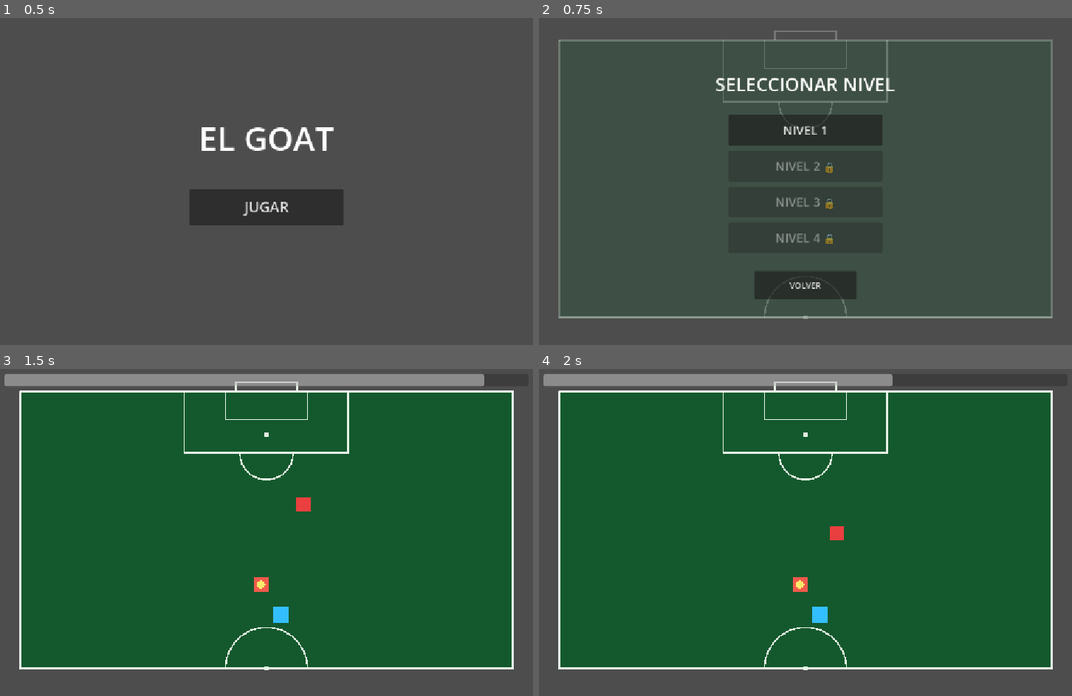
Above: before the commit, frames 1-4 (two rows, left to right).
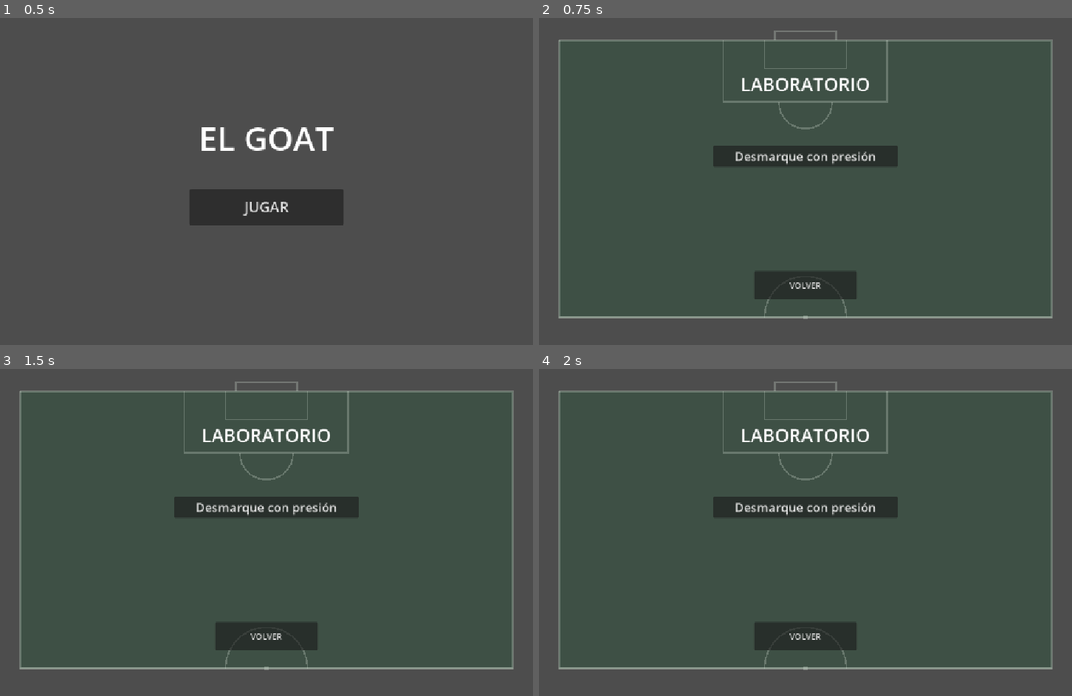
Above: after the commit, the same moments.

Repository: lucasruiz12/el-goat-game
Game: Godot game, scene res://home/Home.tscn
Two runs of this game, one before a commit and one after it. Both use one fixed random seed, a clock stepped at 60 frames per second and the inputs below.
Inputs (mouse positions are in pixels of both pictures, inside the frame that each line leads up to):
- Up to frame 1 (0.5 s): no input
- Up to frame 2 (0.75 s): click "JUGAR" at 0.5 s
- Up to frame 3 (1.5 s): click (266, 480) at 1.25 s, where only the run before the commit has a clickable "NIVEL 1"
- Up to frame 4 (2 s): no input

Frame 1 is identical in both runs. In frame 2, 5.1% of the frame differs, in the area x 32-68%, y 18-70%; in frame 3, 82%, in the area x 0-97%, y 1-93%; in frame 4, 82%.

Commit message:
feat: turn level selector into situation lab with catalog config.

Diff:
--- a/ball/ball.gd
+++ b/ball/ball.gd
@@ -52,17 +52,17 @@
 	visible = true
 
 
-func reset_at(position: Vector2) -> void:
-	global_position = position
-	destination = position
+func reset_at(target_position: Vector2) -> void:
+	global_position = target_position
+	destination = target_position
 	velocity = Vector2.ZERO
 	is_moving = false
 	visible = true
 
 
-func stop_at(position: Vector2) -> void:
-	global_position = position
-	destination = position
+func stop_at(target_position: Vector2) -> void:
+	global_position = target_position
+	destination = target_position
 	velocity = Vector2.ZERO
 	is_moving = false
 
--- a/level_select/LevelSelect.tscn
+++ b/level_select/LevelSelect.tscn
@@ -28,69 +28,23 @@
 offset_top = -220.0
 offset_right = 300.0
 offset_bottom = -150.0
-text = "SELECCIONAR NIVEL"
+text = "LABORATORIO"
 horizontal_alignment = 1
 vertical_alignment = 1
 theme_override_font_sizes/font_size = 36
 
-[node name="Level1Button" type="Button" parent="."]
+[node name="SituationsBox" type="VBoxContainer" parent="."]
 
 layout_mode = 0
 anchor_left = 0.5
 anchor_top = 0.5
 anchor_right = 0.5
 anchor_bottom = 0.5
-offset_left = -150.0
-offset_top = -125.0
-offset_right = 150.0
-offset_bottom = -65.0
-text = "NIVEL 1"
-theme_override_font_sizes/font_size = 24
-
-[node name="Level2Button" type="Button" parent="."]
-
-layout_mode = 0
-anchor_left = 0.5
-anchor_top = 0.5
-anchor_right = 0.5
-anchor_bottom = 0.5
-offset_left = -150.0
-offset_top = -55.0
-offset_right = 150.0
-offset_bottom = 5.0
-text = "NIVEL 2"
-disabled = true
-theme_override_font_sizes/font_size = 24
-
-[node name="Level3Button" type="Button" parent="."]
-
-layout_mode = 0
-anchor_left = 0.5
-anchor_top = 0.5
-anchor_right = 0.5
-anchor_bottom = 0.5
-offset_left = -150.0
-offset_top = 15.0
-offset_right = 150.0
-offset_bottom = 75.0
-text = "NIVEL 3"
-disabled = true
-theme_override_font_sizes/font_size = 24
-
-[node name="Level4Button" type="Button" parent="."]
-
-layout_mode = 0
-anchor_left = 0.5
-anchor_top = 0.5
-anchor_right = 0.5
-anchor_bottom = 0.5
-offset_left = -150.0
-offset_top = 85.0
-offset_right = 150.0
-offset_bottom = 145.0
-text = "NIVEL 4  🔒"
-disabled = true
-theme_override_font_sizes/font_size = 24
+offset_left = -180.0
+offset_top = -65.0
+offset_right = 180.0
+offset_bottom = 65.0
+theme_override_constants/separation = 12
 
 [node name="BackButton" type="Button" parent="."]
 
@@ -105,7 +59,4 @@
 offset_bottom = 235.0
 text = "VOLVER"
 
-[connection signal="pressed" from="Level1Button" to="." method="_on_level_1_pressed"]
-[connection signal="pressed" from="Level2Button" to="." method="_on_level_2_pressed"]
-[connection signal="pressed" from="Level3Button" to="." method="_on_level_3_pressed"]
 [connection signal="pressed" from="BackButton" to="." method="_on_back_pressed"]
--- a/level_select/level_select.gd
+++ b/level_select/level_select.gd
@@ -1,62 +1,50 @@
 extends Control
 
-## Level Select presenta los niveles disponibles y decide a qué escena entrar.
-## También refleja visualmente el progreso: un nivel completado muestra ✓,
-## uno desbloqueado queda disponible sin candado y uno bloqueado mantiene 🔒.
+## LevelSelect presenta el laboratorio de situaciones: una entrada por
+## situación disponible, sin bloqueos de progresión. Elegir una entrada guarda
+## la selección en GameProgress y abre la escena Main, que se configura con la
+## SituationDefinition correspondiente. Los botones se crean desde el catálogo,
+## así que una situación futura aparece sola sin tocar esta escena.
 
+const MAIN_SCENE_PATH := "res://main.tscn"
+const HOME_SCENE_PATH := "res://home/Home.tscn"
+const SITUATION_BUTTON_FONT_SIZE := 24
 
-@onready var level_1_button: Button = $Level1Button
-@onready var level_2_button: Button = $Level2Button
-@onready var level_3_button: Button = $Level3Button
-@onready var level_4_button: Button = $Level4Button
+@onready var situations_box: VBoxContainer = $SituationsBox
 
 
 func _ready() -> void:
-	update_level_buttons()
+	populate_situation_buttons()
 
 
-func update_level_buttons() -> void:
-	var max_unlocked_level := GameProgress.get_max_unlocked_level()
+func populate_situation_buttons() -> void:
+	var situations := SituationCatalog.get_all()
 	var max_completed_level := GameProgress.get_max_completed_level()
 
-	update_level_button(level_1_button, 1, max_unlocked_level, max_completed_level)
-	update_level_button(level_2_button, 2, max_unlocked_level, max_completed_level)
-	update_level_button(level_3_button, 3, max_unlocked_level, max_completed_level)
-	update_level_button(level_4_button, 4, max_unlocked_level, max_completed_level)
+	for index in situations.size():
+		var situation := situations[index]
+		var is_completed := index + 1 <= max_completed_level
+
+		var button := Button.new()
+		button.text = build_button_text(situation.title, is_completed)
+		button.add_theme_font_size_override("font_size", SITUATION_BUTTON_FONT_SIZE)
+		button.pressed.connect(start_situation.bind(index))
+		situations_box.add_child(button)
 
 
-func update_level_button(
-	button: Button,
-	level: int,
-	max_unlocked_level: int,
-	max_completed_level: int,
-) -> void:
-	button.disabled = level > max_unlocked_level
+func build_button_text(title: String, is_completed: bool) -> String:
+	if is_completed:
+		return "%s ✓" % title
 
-	if level <= max_completed_level:
-		button.text = "NIVEL %d ✓" % level
-	elif level <= max_unlocked_level:
-		button.text = "NIVEL %d" % level
-	else:
-		button.text = "NIVEL %d 🔒" % level
+	return title
 
 
-func _on_level_1_pressed() -> void:
-	start_level(1)
-
-
-func _on_level_2_pressed() -> void:
-	start_level(2)
-
-
-func _on_level_3_pressed() -> void:
-	start_level(3)
+func start_situation(index: int) -> void:
+	# El nivel guardado sigue siendo 1-based: el dato escrito por la progresión
+	# anterior sigue siendo válido y no hace falta migrar ni borrar nada.
+	GameProgress.set_current_level(index + 1)
+	get_tree().change_scene_to_file(MAIN_SCENE_PATH)
 
 
 func _on_back_pressed() -> void:
-	get_tree().change_scene_to_file("res://home/Home.tscn")
-
-
-func start_level(level: int) -> void:
-	GameProgress.set_current_level(level)
-	get_tree().change_scene_to_file("res://main.tscn")
+	get_tree().change_scene_to_file(HOME_SCENE_PATH)
--- a/main.gd
+++ b/main.gd
@@ -15,26 +15,22 @@
 	RESULT,
 }
 
-@export_category("Off-ball timing")
-@export var off_ball_duration := 2.0
-@export var restart_interval := 1.0
-
-@export_category("Pass")
-@export var ball_speed := 350.0
-@export_range(0.0, 1.0, 0.05) var teammate_pass_precision := 0.72
-@export var pass_lead_distance := 72.0
-@export var maximum_pass_error := 80.0
-@export var ball_contact_distance := 25.0
-@export var ball_outside_grace_duration := 0.5
-
-@export_category("Rival")
-@export var rival_speed := 115.0
-@export var minimum_initial_rival_distance := 150.0
-
-@export_category("Starting regions")
-@export var player_start_region := Rect2(0.35, 0.75, 0.30, 0.16)
-@export var teammate_start_region := Rect2(0.33, 0.55, 0.34, 0.17)
-@export var rival_start_region := Rect2(0.30, 0.18, 0.40, 0.28)
+## Parámetros de la situación actual. Main no tiene valores propios: los toma
+## de la SituationDefinition seleccionada (ver apply_selected_situation) para
+## que la configuración del laboratorio viva en un solo lugar.
+var off_ball_duration: float
+var restart_interval: float
+var ball_speed: float
+var teammate_pass_precision: float
+var pass_lead_distance: float
+var maximum_pass_error: float
+var ball_contact_distance: float
+var ball_outside_grace_duration: float
+var rival_speed: float
+var minimum_initial_rival_distance: float
+var player_start_region: Rect2
+var teammate_start_region: Rect2
+var rival_start_region: Rect2
 
 const PLAYER_COLOR := Color(0.2, 0.75, 1.0)
 const SUCCESS_COLOR := Color(0.3, 1.0, 0.5)
@@ -59,8 +55,30 @@
 func _ready() -> void:
 	random_number_generator.randomize()
 	ball.pass_finished.connect(_on_ball_pass_finished)
+	apply_selected_situation()
 	off_ball_timer.max_value = off_ball_duration
 	start_situation()
+
+
+func apply_selected_situation() -> void:
+	# GameProgress guarda el nivel en base 1 por compatibilidad con el progreso
+	# previo; el catálogo se indexa desde cero y get_by_index recorta valores
+	# fuera de rango para que un save antiguo no rompa el arranque.
+	var situation := SituationCatalog.get_by_index(GameProgress.get_current_level() - 1)
+
+	off_ball_duration = situation.off_ball_duration
+	restart_interval = situation.restart_interval
+	ball_speed = situation.ball_speed
+	teammate_pass_precision = situation.teammate_pass_precision
+	pass_lead_distance = situation.pass_lead_distance
+	maximum_pass_error = situation.maximum_pass_error
+	ball_contact_distance = situation.ball_contact_distance
+	ball_outside_grace_duration = situation.ball_outside_grace_duration
+	rival_speed = situation.rival_speed
+	minimum_initial_rival_distance = situation.minimum_initial_rival_distance
+	player_start_region = situation.player_start_region
+	teammate_start_region = situation.teammate_start_region
+	rival_start_region = situation.rival_start_region
 
 
 func _process(delta: float) -> void:
--- a/main.tscn
+++ b/main.tscn
@@ -36,7 +36,7 @@
 offset_top = -70.0
 offset_right = 250.0
 offset_bottom = 10.0
-text = "¡NIVEL COMPLETADO!"
+text = "¡SITUACIÓN SUPERADA!"
 horizontal_alignment = 1
 vertical_alignment = 1
 theme_override_font_sizes/font_size = 42
--- /dev/null
+++ b/situation_catalog.gd
@@ -0,0 +1,43 @@
+class_name SituationCatalog
+extends RefCounted
+
+## SituationCatalog lista las situaciones del laboratorio en orden estable.
+## Funciona como única puerta de entrada al catálogo: el selector recorre la
+## lista para mostrar sus entradas y Main pide una definición por índice.
+## Añadir una situación futura consiste en crear su función constructora y
+## añadirla a get_all(); ni el selector ni Main necesitan cambios.
+##
+## El título es texto visible todavía sin traducir: cuando exista localización
+## real convendrá moverlo a los archivos de traducción de Godot en lugar de
+## dispersarlo por el código.
+
+const SITUATION_ID_DESMARQUE_PRESION := &"desmarque_presion"
+
+
+static func get_all() -> Array[SituationDefinition]:
+	return [_build_desmarque_presion()]
+
+
+static func get_by_index(index: int) -> SituationDefinition:
+	var situations := get_all()
+	return situations[clampi(index, 0, situations.size() - 1)]
+
+
+static func _build_desmarque_presion() -> SituationDefinition:
+	var situation := SituationDefinition.new()
+	situation.id = SITUATION_ID_DESMARQUE_PRESION
+	situation.title = "Desmarque con presión"
+	situation.off_ball_duration = 2.0
+	situation.restart_interval = 1.0
+	situation.ball_speed = 350.0
+	situation.teammate_pass_precision = 0.72
+	situation.pass_lead_distance = 72.0
+	situation.maximum_pass_error = 80.0
+	situation.ball_contact_distance = 25.0
+	situation.ball_outside_grace_duration = 0.5
+	situation.rival_speed = 115.0
+	situation.minimum_initial_rival_distance = 150.0
+	situation.player_start_region = Rect2(0.35, 0.75, 0.30, 0.16)
+	situation.teammate_start_region = Rect2(0.33, 0.55, 0.34, 0.17)
+	situation.rival_start_region = Rect2(0.30, 0.18, 0.40, 0.28)
+	return situation
--- /dev/null
+++ b/situation_definition.gd
@@ -0,0 +1,38 @@
+class_name SituationDefinition
+extends Resource
+
+## SituationDefinition reúne los parámetros de una situación del laboratorio.
+## Main ejecuta siempre la misma escena, así que este recurso es el contrato
+## que describe cómo se comporta cada situación concreta: tiempos, pase, rival
+## y posiciones iniciales. El selector solo conoce id y título; Main solo
+## conoce los parámetros, de modo que ninguna de las dos partes depende de la
+## otra.
+##
+## Los valores se construyen todavía en código desde SituationCatalog y no en
+## archivos .tres: con una sola situación, un recurso por archivo agregaría
+## complejidad sin aportar. Conviene moverlos a .tres cuando el laboratorio
+## tenga varias situaciones editables desde el inspector.
+
+@export var id: StringName = &""
+@export var title := ""
+
+@export_category("Off-ball timing")
+@export var off_ball_duration := 2.0
+@export var restart_interval := 1.0
+
+@export_category("Pass")
+@export var ball_speed := 350.0
+@export_range(0.0, 1.0, 0.05) var teammate_pass_precision := 0.72
+@export var pass_lead_distance := 72.0
+@export var maximum_pass_error := 80.0
+@export var ball_contact_distance := 25.0
+@export var ball_outside_grace_duration := 0.5
+
+@export_category("Rival")
+@export var rival_speed := 115.0
+@export var minimum_initial_rival_distance := 150.0
+
+@export_category("Starting regions")
+@export var player_start_region := Rect2(0.35, 0.75, 0.30, 0.16)
+@export var teammate_start_region := Rect2(0.33, 0.55, 0.34, 0.17)
+@export var rival_start_region := Rect2(0.30, 0.18, 0.40, 0.28)
Not shown, added: situation_catalog.gd.uid
Not shown, added: situation_definition.gd.uid
Not shown, changed: AGENTS.md
Not shown, changed: docs/DEVLOG.md
Not shown, changed: docs/FOOTBALL_DESIGN.md
